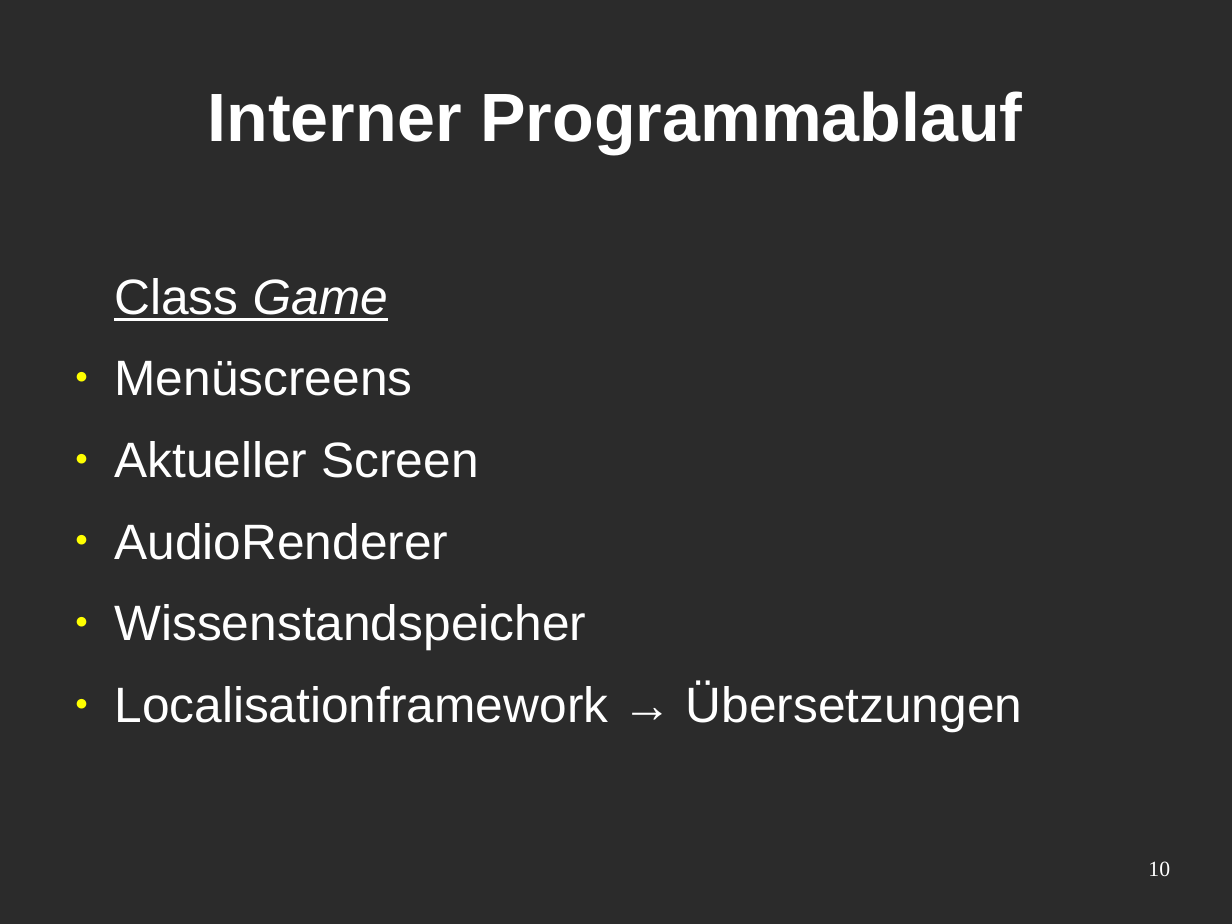
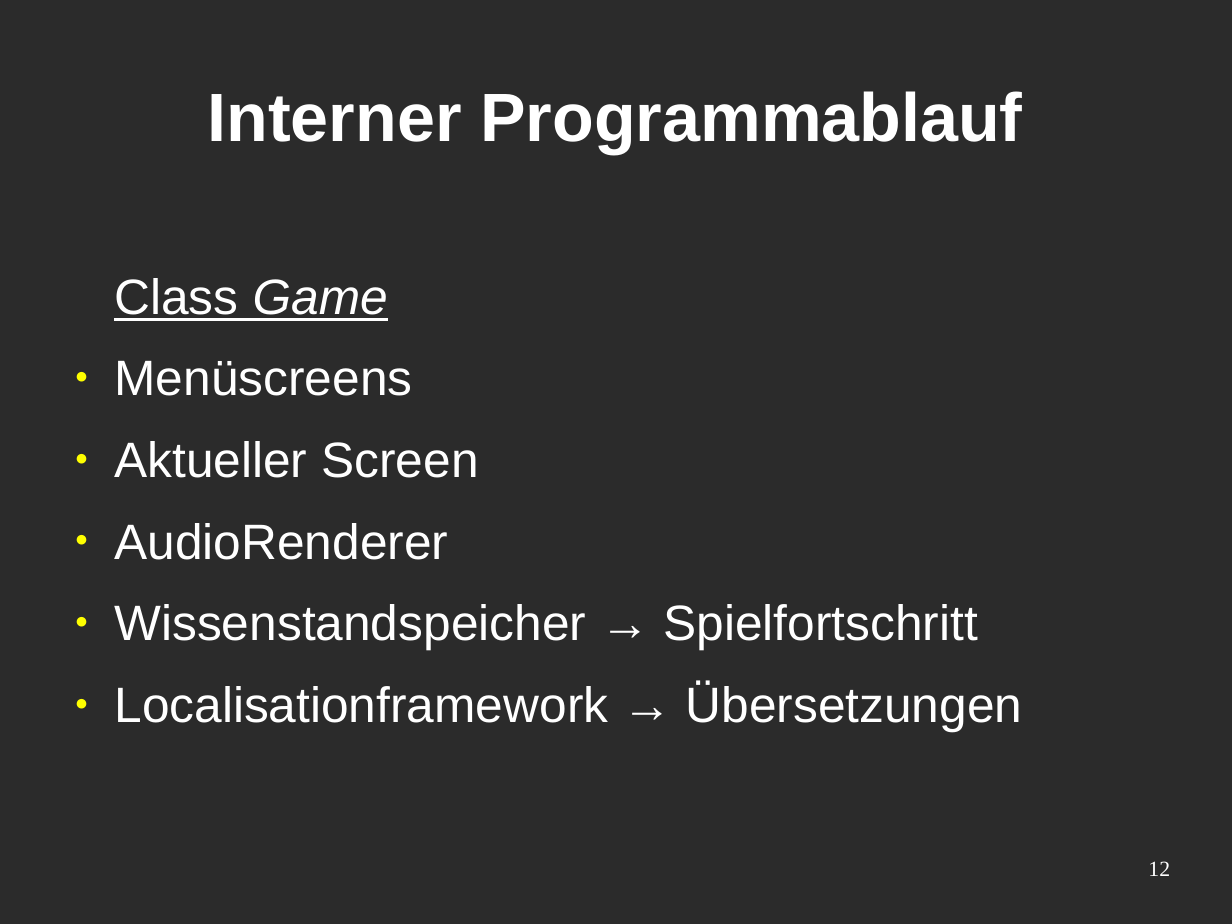
Before and after one commit to holycrab13/TactileGame, a slide deck: slide 12 of präsentation.odp (slide 10 before the commit). Drawn at 1232x924 pixels with LibreOffice and Linux fonts; fonts in the diff are those of the drawing; background and template pictures are left out; a plain dark background stands for a picture behind light text. Boxes give left, top, right and bottom in pixels: in the first picture for what was removed or moved away, otherwise in the second. Text is boxed around its words. In the diff, an @@ line names an element or a change of style, - is before the commit and + after.

```diff
--- a/präsentation.odp
+++ b/präsentation.odp
@@ text at [114, 604, 978, 650]: text changed @@
-● Wissenstandspeicher
+● Wissenstandspeicher → Spielfortschritt
@@ page number at [1148, 861, 1170, 876]: text changed @@
-10
+12
```
Also in this commit, not shown: 6 other slides changed, 4 slides added, 1 slide removed, 1 other file.
